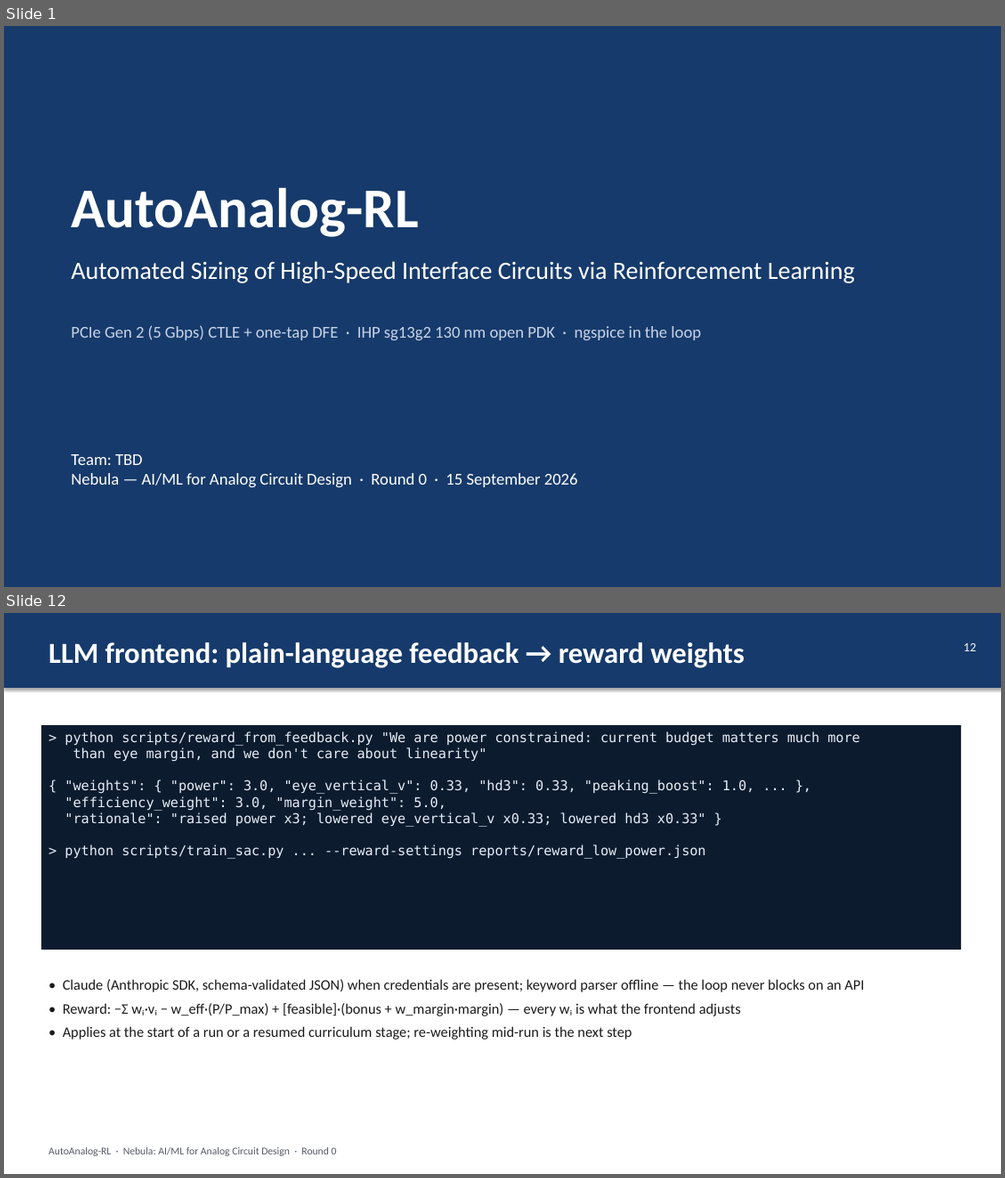
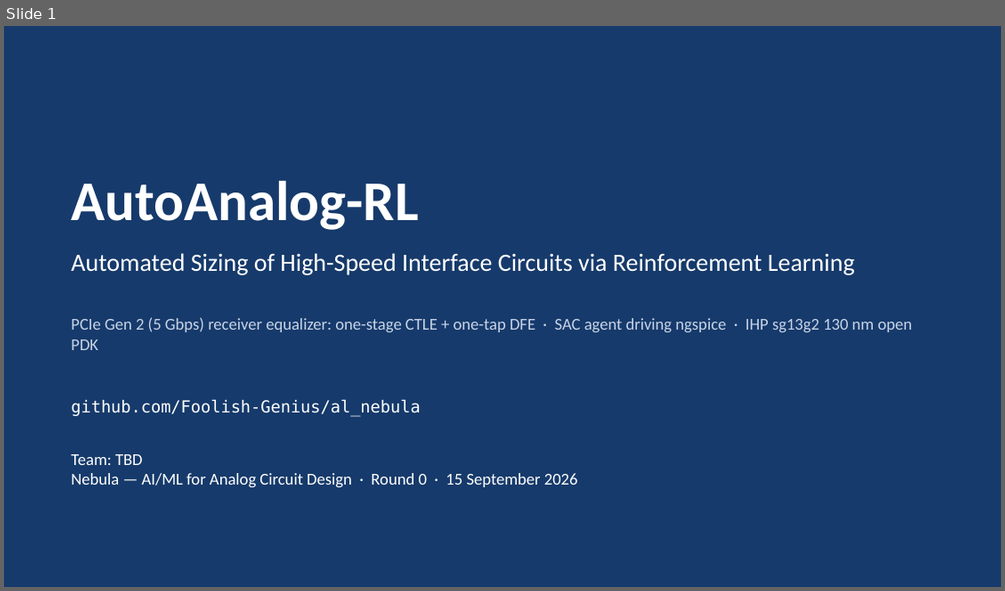
Before and after one commit to Foolish-Genius/al_nebula, a slide deck: docs/report/AutoAnalog-RL_deck.pptx. Shown one above the other, each under a label of ours: slides 1 and 12 before the commit, slide 1 after it; the slides between them are not shown. The pictures are 1005x1178 and 1005x591 pixels, drawn with LibreOffice and Linux fonts; fonts in the diff are those of the drawing. Boxes give left, top, right and bottom in pixels: in the first picture for what was removed or moved away, otherwise in the second. Text is boxed around its words. In the diff, an @@ line names an element or a change of style, - is before the commit and + after.

```diff
--- a/docs/report/AutoAnalog-RL_deck.pptx
+++ b/docs/report/AutoAnalog-RL_deck.pptx
@@ slide 12 removed at bbox=[4, 613, 1001, 1174], background #FFFFFF @@
@@ rectangle removed at bbox=[4, 613, 1001, 688] @@
@@ text removed at bbox=[48, 642, 744, 668] @@
-LLM frontend: plain-language feedback → reward weights
@@ text removed at bbox=[963, 643, 976, 651] @@
-12
@@ rectangle removed at bbox=[41, 725, 961, 949] @@
-> python scripts/reward_from_feedback.py "We are power constrained: current budget matters much more
-than eye margin, and we don't care about linearity"
-{ "weights": { "power": 3.0, "eye_vertical_v": 0.33, "hd3": 0.33, "peaking_boost": 1.0, ... },
-"efficiency_weight": 3.0, "margin_weight": 5.0,
-"rationale": "raised power x3; lowered eye_vertical_v x0.33; lowered hd3 x0.33" }
-> python scripts/train_sac.py ... --reward-settings reports/reward_low_power.json
@@ text removed at bbox=[63, 979, 864, 1039] @@
-• Claude (Anthropic SDK, schema-validated JSON) when credentials are present; keyword parser offline — the loop never blocks on an API
-• Reward: −Σ wᵢ·vᵢ − w_eff·(P/P_max) + [feasible]·(bonus + w_margin·margin) — every wᵢ is what the frontend adjusts
-• Applies at the start of a run or a resumed curriculum stage; re-weighting mid-run is the next step
@@ text removed at bbox=[48, 1147, 337, 1156] @@
-AutoAnalog-RL · Nebula: AI/ML for Analog Circuit Design · Round 0
@@ slide 1 changed as well @@
@@ text "AutoAnalog-RL": place and size @@
-text "AutoAnalog-RL" at bbox=[71, 187, 418, 237]
+text "AutoAnalog-RL" at bbox=[71, 180, 418, 230]
@@ text "Automated Sizing of High-Speed Interface ...": place and size @@
-text "Automated Sizing of High-Speed Interface ..." at bbox=[71, 261, 855, 283]
+text "Automated Sizing of High-Speed Interface ..." at bbox=[71, 253, 855, 275]
@@ text at bbox=[71, 317, 913, 350]: text changed @@
-PCIe Gen 2 (5 Gbps) CTLE + one-tap DFE · IHP sg13g2 130 nm open PDK · ngspice in the loop
+PCIe Gen 2 (5 Gbps) receiver equalizer: one-stage CTLE + one-tap DFE · SAC agent driving ngspice · IHP sg13g2 130 nm open PDK
@@ text added at bbox=[71, 399, 420, 417], 16 pt, text #FFFFFF @@
+github.com/Foolish-Genius/al_nebula
```
Also in this commit, not shown: 3 other slides changed, 8 slides added, 10 other slides removed, 2 other files.
